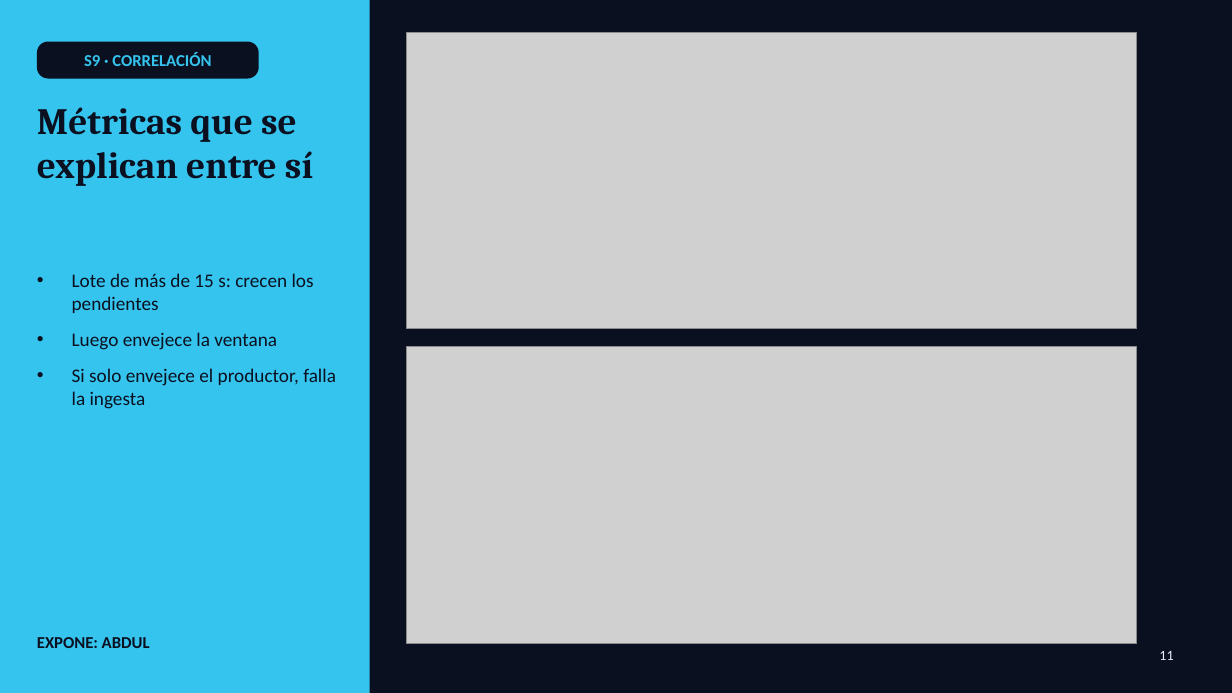
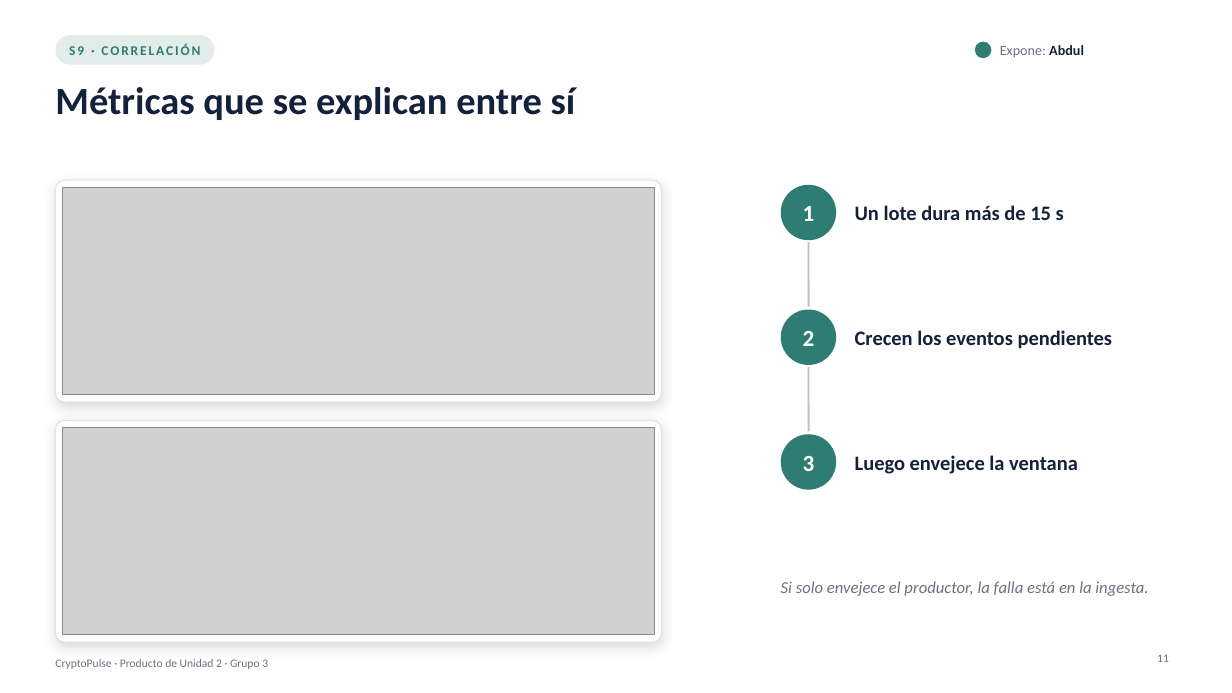
Before and after one commit to Milagros-hp/BigData-BTC-SOL, a slide deck: slide 11 of docs/presentacion/CryptoPulse_U2.pptx. Drawn at 1232x693 pixels with LibreOffice and Linux fonts; fonts in the diff are those of the drawing; grey boxes stand for pictures. Boxes give left, top, right and bottom in pixels: in the first picture for what was removed or moved away, otherwise in the second. Text is boxed around its words. In the diff, an @@ line names an element or a change of style, - is before the commit and + after.

```diff
--- a/docs/presentacion/CryptoPulse_U2.pptx
+++ b/docs/presentacion/CryptoPulse_U2.pptx
@@ background #0B1020 to #FFFFFF @@
@@ rectangle removed at (x1=0, y1=0, x2=370, y2=693) @@
@@ text "S9 · CORRELACIÓN" moved from (x1=37, y1=42, x2=259, y2=79) to (x1=69, y1=43, x2=200, y2=55) @@
@@ text "S9 · CORRELACIÓN" at (x1=69, y1=43, x2=200, y2=55): size 13 to 10.5 pt, text colour #35C4EE to #2E7D73, letter spacing 0 to 1.5 pt; fill #0B1020 to none @@
@@ rounded rectangle added at (x1=55, y1=35, x2=214, y2=65), fill #2E7D73 at 14% opacity @@
@@ picture removed at (x1=407, y1=32, x2=1137, y2=329) @@
@@ ellipse added at (x1=975, y1=42, x2=992, y2=58), fill #2E7D73 @@
@@ text added at (x1=1000, y1=45, x2=1084, y2=57), 11 pt, text #6B7280 @@
+Expone: Abdul
@@ title "Métricas que se explican entre ..." moved from (x1=37, y1=107, x2=313, y2=186) to (x1=55, y1=87, x2=576, y2=120) @@
@@ title "Métricas que se explican entre ..." at (x1=55, y1=87, x2=576, y2=120): size 29 to 30 pt, font Cambria to Calibri, text colour #0B1020 to #14213D @@
@@ rounded rectangle added at (x1=55, y1=180, x2=662, y2=402), fill #FFFFFF, outline #DDE2EA 0.75 pt @@
@@ picture added at (x1=63, y1=188, x2=654, y2=395) @@
@@ ellipse added at (x1=781, y1=185, x2=836, y2=240), fill #2E7D73 @@
@@ text added at (x1=803, y1=206, x2=815, y2=221), 18 pt, text #FFFFFF, bold @@
+1
@@ text added at (x1=855, y1=205, x2=1064, y2=220), 16 pt, text #14213D, bold @@
+Un lote dura más de 15 s
@@ line added from (809, 242) to (809, 307), #B8C0CC 1.5 pt @@
@@ text removed at (x1=72, y1=273, x2=336, y2=409) @@
-• Lote de más de 15 s: crecen los pendientes
-• Luego envejece la ventana
-• Si solo envejece el productor, falla la ingesta
@@ ellipse added at (x1=781, y1=310, x2=836, y2=365), fill #2E7D73 @@
@@ picture removed at (x1=407, y1=347, x2=1137, y2=643) @@
@@ text added at (x1=803, y1=331, x2=815, y2=346), 18 pt, text #FFFFFF, bold @@
+2
@@ text added at (x1=855, y1=330, x2=1113, y2=349), 16 pt, text #14213D, bold @@
+Crecen los eventos pendientes
@@ line added from (809, 367) to (809, 432), #B8C0CC 1.5 pt @@
@@ rounded rectangle added at (x1=55, y1=421, x2=662, y2=642), fill #FFFFFF, outline #DDE2EA 0.75 pt @@
@@ picture added at (x1=63, y1=428, x2=654, y2=635) @@
@@ ellipse added at (x1=781, y1=434, x2=836, y2=490), fill #2E7D73 @@
@@ text added at (x1=803, y1=456, x2=815, y2=471), 18 pt, text #FFFFFF, bold @@
+3
@@ text added at (x1=855, y1=455, x2=1078, y2=474), 16 pt, text #14213D, bold @@
+Luego envejece la ventana
@@ text added at (x1=781, y1=581, x2=1148, y2=596), 13 pt, text #6B7280, italic @@
+Si solo envejece el productor, la falla está en la ingesta.
@@ text removed at (x1=37, y1=637, x2=150, y2=648) @@
-EXPONE: ABDUL
@@ text added at (x1=55, y1=659, x2=268, y2=669), 9 pt, text #6B7280 @@
+CryptoPulse · Producto de Unidad 2 · Grupo 3
@@ page number at (x1=1157, y1=654, x2=1169, y2=662): size 11 to 9 pt, text colour #E8ECF8 to #6B7280; alignment left to right @@
```
Also in this commit, not shown: 20 other slides changed, 1 other file.
